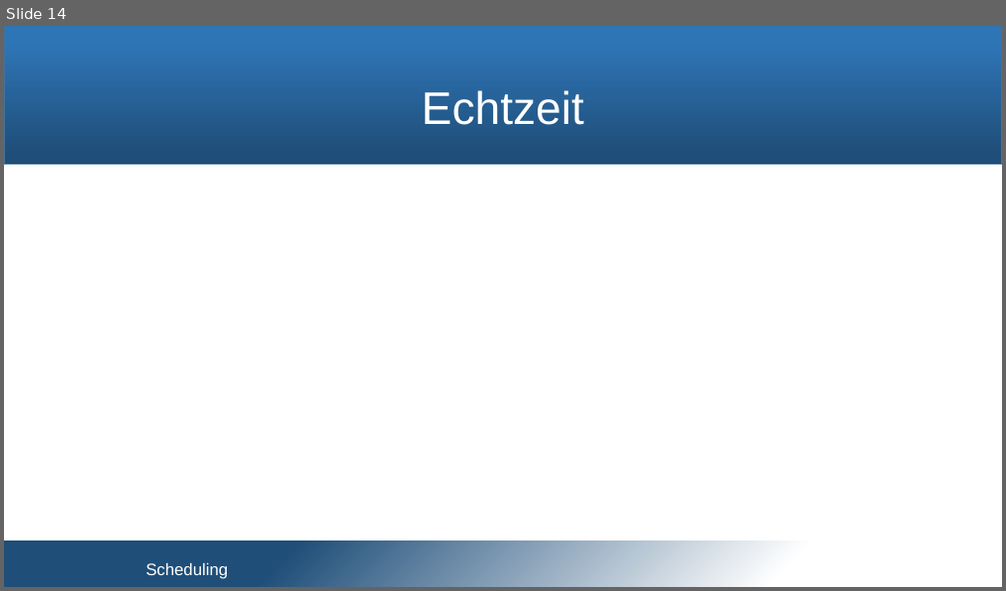
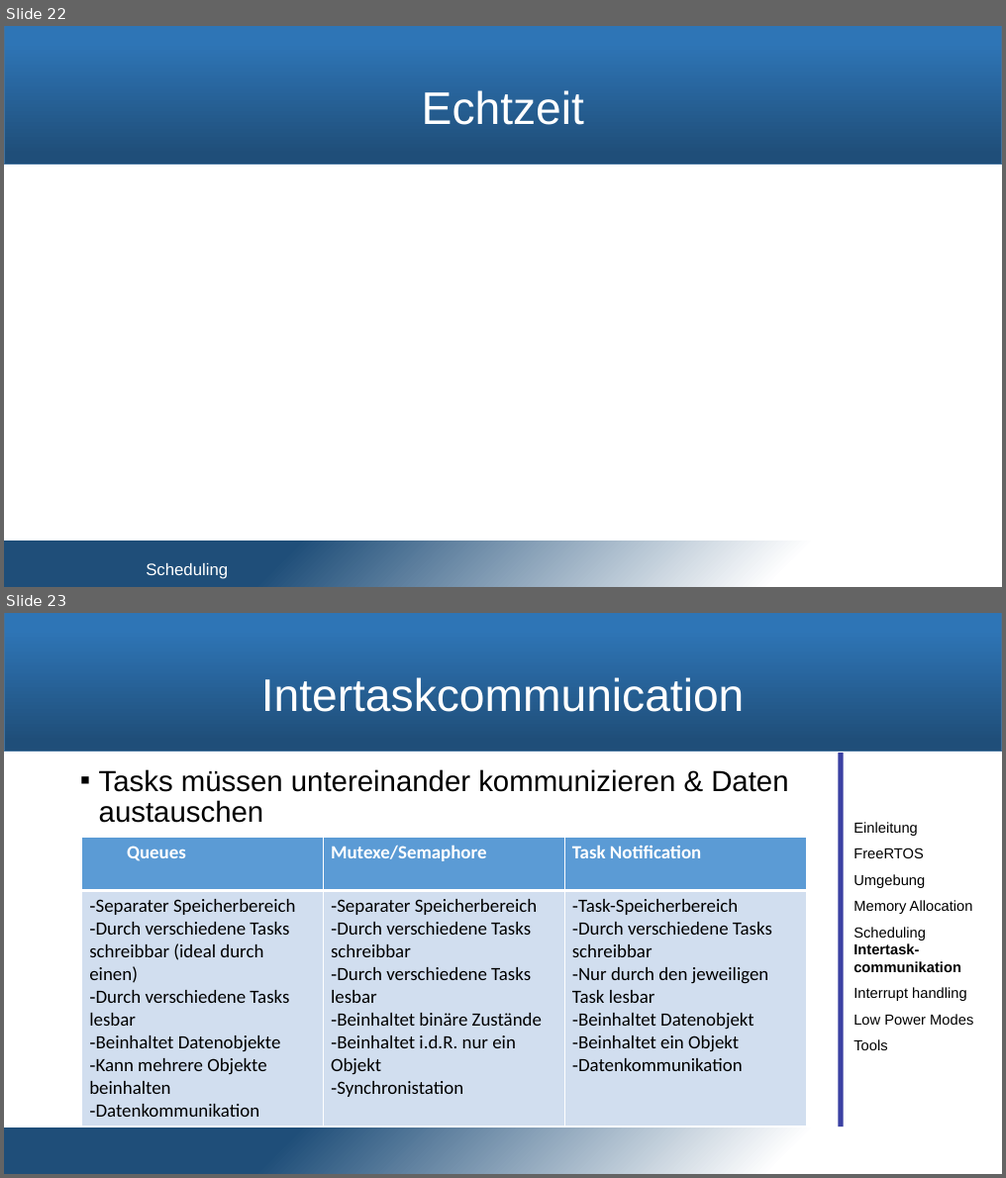
Before and after one commit to snobz/Seminar_BS_2017, a slide deck: Päsi/Seminar Betriebssysteme.pptx. Shown one above the other, each under a label of ours: slide 14 before the commit, slides 22 and 23 after it. The pictures are 1006x591 and 1006x1178 pixels, drawn with LibreOffice and Linux fonts; fonts in the diff are those of the drawing; background and template pictures are left out. Boxes give left, top, right and bottom in pixels: in the first picture for what was removed or moved away, otherwise in the second. Text is boxed around its words. In the diff, an @@ line names an element or a change of style, - is before the commit and + after.

```diff
--- a/Päsi/Seminar Betriebssysteme.pptx
+++ b/Päsi/Seminar Betriebssysteme.pptx
@@ slide 23 added at box(4, 613, 1002, 1174), background #FFFFFF; not listed: 2 template elements that a slide beside it also shows @@
@@ title added at box(261, 677, 745, 712), 44 pt, text #FFFFFF @@
+Intertaskcommunication
@@ line added from (841, 753) to (841, 1128), #181CC7 5 pt @@
@@ text added at box(99, 769, 788, 823), 28 pt, text #000000 @@
+▪ Tasks müssen untereinander kommunizieren & Daten austauschen
@@ table added at box(82, 838, 805, 1122), 2 rows, 3 columns @@
+Queues | Mutexe/Semaphore | Task Notification
+Separater Speicherbereich / Durch verschiedene Tasks schreibbar (ideal durch einen) / Durch verschiedene Tasks lesbar / Beinhaltet Datenobjekte / Kann mehrere Objekte beinhalten / Datenkommunikation | Separater Speicherbereich / Durch verschiedene Tasks schreibbar / Durch verschiedene Tasks lesbar / Beinhaltet binäre Zustände / Beinhaltet i.d.R. nur ein Objekt / Synchronistation | Task-Speicherbereich / Durch verschiedene Tasks schreibbar / Nur durch den jeweiligen Task lesbar / Beinhaltet Datenobjekt / Beinhaltet ein Objekt / Datenkommunikation
@@ text added at box(853, 822, 973, 1051), 14 pt, text #000000 @@
+Einleitung
+FreeRTOS
+Umgebung
+Memory Allocation
+Scheduling
+Intertask-communikation
+Interrupt handling
+Low Power Modes Tools
@@ what was slide 14 is now slide 22 @@
```
Also in this commit, not shown: 10 other slides added.
